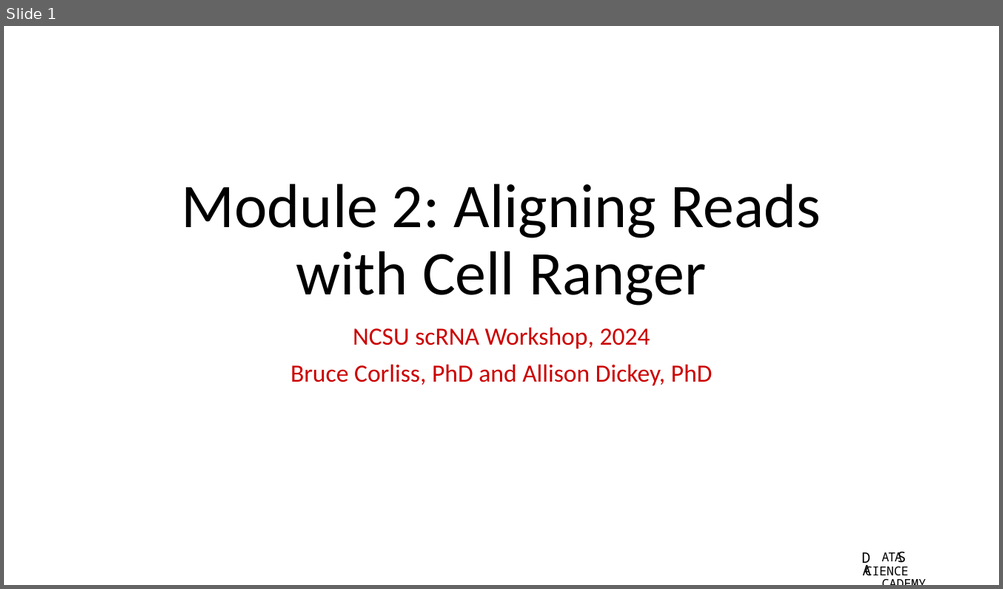
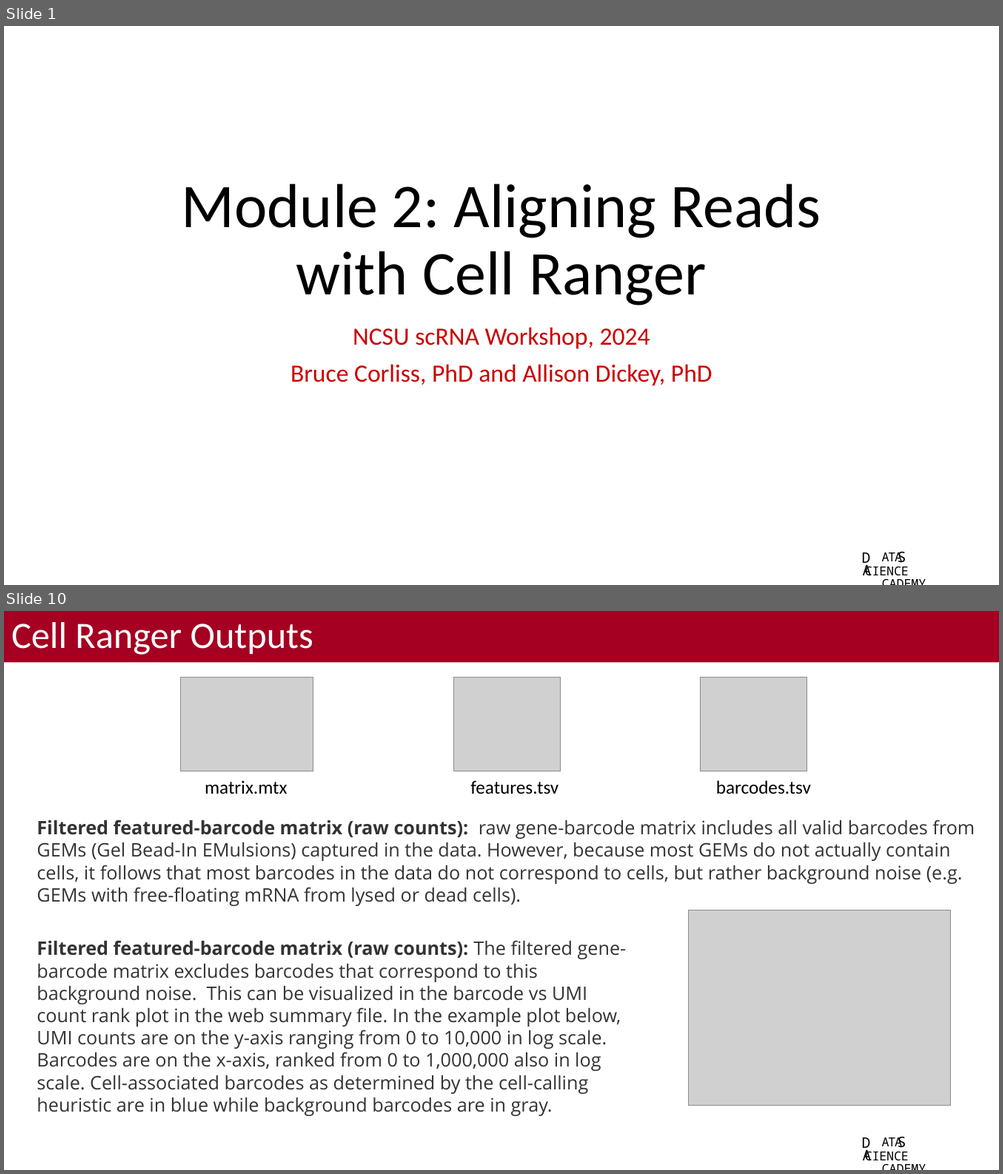
Before and after one commit to bacorli2/scrna_workshop, a slide deck: M2_CellRanger_Alignment/M2_CellRanger.pptx. Shown one above the other, each under a label of ours: slide 1 before the commit, slides 1 and 10 after it; the slides between them are not shown. The pictures are 1003x589 and 1003x1174 pixels, drawn with LibreOffice and Linux fonts; fonts in the diff are those of the drawing; grey boxes stand for pictures; background and template pictures are left out. Boxes give left, top, right and bottom in pixels: in the first picture for what was removed or moved away, otherwise in the second. Text is boxed around its words. In the diff, an @@ line names an element or a change of style, - is before the commit and + after.

```diff
--- a/M2_CellRanger_Alignment/M2_CellRanger.pptx
+++ b/M2_CellRanger_Alignment/M2_CellRanger.pptx
@@ slide 10 added at bbox=[4, 611, 999, 1170], background #FFFFFF; not listed: 4 template elements that a slide beside it also shows @@
@@ title added at bbox=[4, 611, 999, 663], fill #A50021, 36 pt, text #FFFFFF @@
+Cell Ranger Outputs
@@ picture added at bbox=[181, 678, 313, 772] @@
@@ picture added at bbox=[454, 678, 560, 772] @@
@@ picture added at bbox=[701, 678, 808, 772] @@
@@ text added at bbox=[205, 780, 287, 795], 18 pt, text #000000 @@
+matrix.mtx
@@ text added at bbox=[470, 780, 558, 795], 18 pt, text #000000 @@
+features.tsv
@@ text added at bbox=[716, 780, 811, 795], 18 pt, text #000000 @@
+barcodes.tsv
@@ text added at bbox=[37, 820, 974, 906], 18 pt, text #333333 @@
+Filtered featured-barcode matrix (raw counts): raw gene-barcode matrix includes all valid barcodes from GEMs (Gel Bead-In EMulsions) captured in the data. However, because most GEMs do not actually contain cells, it follows that most barcodes in the data do not correspond to cells, but rather background noise (e.g. GEMs with free-floating mRNA from lysed or dead cells).
@@ picture added at bbox=[688, 911, 950, 1106] @@
@@ text added at bbox=[37, 940, 626, 1116], 18 pt, text #333333 @@
+Filtered featured-barcode matrix (raw counts): The filtered gene-barcode matrix excludes barcodes that correspond to this background noise. This can be visualized in the barcode vs UMI count rank plot in the web summary file. In the example plot below, UMI counts are on the y-axis ranging from 0 to 10,000 in log scale. Barcodes are on the x-axis, ranked from 0 to 1,000,000 also in log scale. Cell-associated barcodes as determined by the cell-calling heuristic are in blue while background barcodes are in gray.
```
Also in this commit, not shown: 8 slides changed, 2 other slides added, 1 slide removed, 5 other files.
